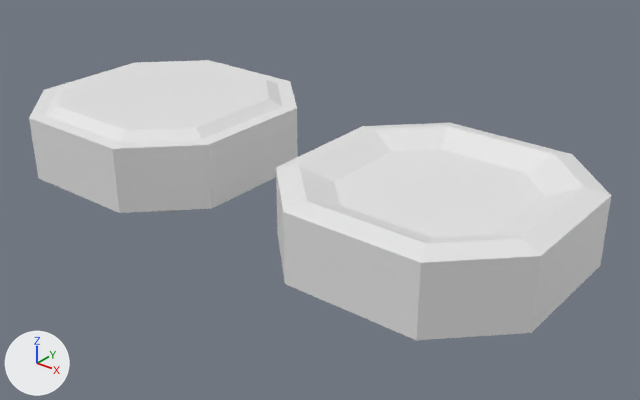
One commit to the Blender file Rebound/Assets/Models/Blend Files/Platforms.blend: the scene before it, then after it.
One viewpoint serves both versions: a 50 mm lens placed at (7.94, -14.08, 7.29), pointed at (-3.61, 0.36, -1.66). Every picture has the same lights, and +X, +Y and +Z are marked at lower left. The picture after the commit comes second.

The first picture shows 'Jump Pad', 'Platform'.
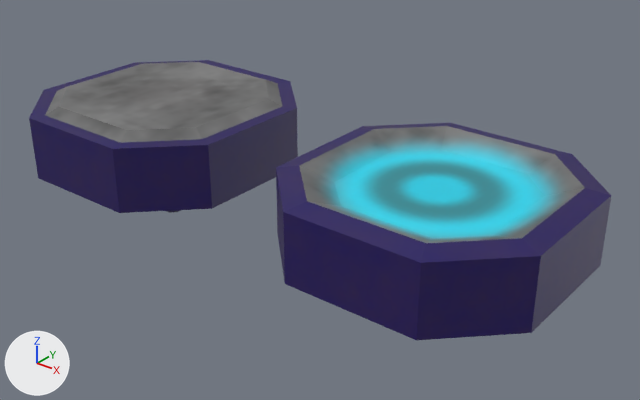
Where the newer file only moved an object's origin or applied its transform, the numbers keep the older frame.

Where the change shows, as pixel boxes [x1, y1, x2, y2] in the pictures (640 x 400 px):
'Jump Pad', recoloured, surface changed (darker)
    both: [276, 123, 611, 340]
part 1 of me_cube_001, recoloured (white to blue)
    both: [29, 60, 298, 213]
part 2 of me_cube_001, recoloured (white to grey)
    both: [45, 62, 282, 143]
part 3 of me_cube_002, recoloured (white to blue)
    both: [448, 123, 611, 333]
part 4 of me_cube_002, recoloured
    both: [278, 123, 449, 167]
part 5 of me_cube_002, recoloured (white to blue)
    both: [283, 201, 541, 340]
part 6 of me_cube_002, recoloured (white to blue)
    both: [276, 166, 307, 282]
part 7 of me_cube_002, recoloured (white to cyan)
    both: [299, 126, 585, 243]
part 8 of me_cube_002, surface changed (darker)
    both: [276, 123, 611, 340]

Diff of the bpy script that builds the scene:
```diff
--- a/Rebound/Assets/Models/Blend Files/Platforms.blend.py
+++ b/Rebound/Assets/Models/Blend Files/Platforms.blend.py
@@ img_jumppadtop_png @@
+img_jumppadtop_png = load_image('JumpPadTop.png', '../../Sprites/JumpPadTop.png', 32, 32, 'sRGB')
@@ img_platformbasetexture_png @@
+img_platformbasetexture_png = load_image('PlatformBaseTexture.png', '../../Sprites/PlatformBaseTexture.png', 32, 32, 'sRGB')
@@ img_platformtop_png @@
+img_platformtop_png = load_image('PlatformTop.png', '../../Sprites/PlatformTop.png', 32, 32, 'sRGB')
@@ mat_hover @@
+mat_hover = principled_material('Hover')
+mat_hover.base_color = (0.0, 0.882, 1.0)  # cyan #00f1ff
+mat_hover.roughness = 1.0
@@ mat_jumppadtop @@
+mat_jumppadtop = principled_material('JumpPadTop')
+mat_jumppadtop.texture = img_jumppadtop_png
@@ mat_basematerial @@
+mat_basematerial = principled_material('BaseMaterial')
+mat_basematerial.texture = img_platformbasetexture_png
+mat_basematerial.roughness = 0.522
@@ mat_platformtop @@
+mat_platformtop = principled_material('PlatformTop')
+mat_platformtop.texture = img_platformtop_png
@@ me_cube_001 @@
 me_cube_001.from_pydata(...)  # 48 vertices, 42 faces; spans x -2.97..2.97, y -2.97..2.97, z -2.83..0.06
 # used by ob_platform; location = (-8.22, 0.0, 0.0)
+# me_cube_001 part 1: all 33 faces centred in x -2.97..2.97, y -2.97..2.97, z -2.83..-0.1 switch from no material to mat_basematerial (picture img_platformbasetexture_png)
+# me_cube_001 part 2: all 9 faces centred in x -2.47..2.47, y -2.47..2.47, z -0.02..0.06 switch from no material to mat_platformtop (picture img_platformtop_png)
@@ me_cube_002 @@
 me_cube_002.from_pydata(...)  # 64 vertices, 58 faces; spans x -2.97..2.97, y -2.97..2.97, z -2.07..0.0
 # used by ob_jump_pad; location = (-0.3, 0.0, 0.0)
+# me_cube_002 part 3: 11 of the faces centred in x 0.0..2.97, y 0.0..2.97, z -1.66..-0.05 switch from no material to mat_basematerial (picture img_platformbasetexture_png)
+# me_cube_002 part 4: 7 of the faces centred in x -2.97..-1.22, y 0.0..2.24, z -1.66..-0.05 switch from no material to mat_basematerial (picture img_platformbasetexture_png)
+# me_cube_002 part 5: 7 of the faces centred in x 0.0..2.24, y -2.97..-1.22, z -1.66..-0.05 switch from no material to mat_basematerial (picture img_platformbasetexture_png)
+# me_cube_002 part 6: 4 of the faces centred in x -2.24..-1.22, y -2.24..-1.22, z -1.66..-0.05 switch from no material to mat_basematerial (picture img_platformbasetexture_png)
+# me_cube_002 part 7: all 9 faces centred in x -2.16..2.16, y -2.16..2.16, z -0.28..-0.14 switch from no material to mat_jumppadtop (picture img_jumppadtop_png)
+# me_cube_002 part 8: texture (UV) coordinates of 25 of 58 faces, centred in x -2.97..2.97, y -2.97..2.97, z -0.88..-0.05, changed; they spanned u 0.38..0.88, v 0.0..0.94 and now span u 0.0..1.0, v 0.0..1.0
+me_cube_002.materials.append(mat_hover)  # cyan #00f1ff
```
